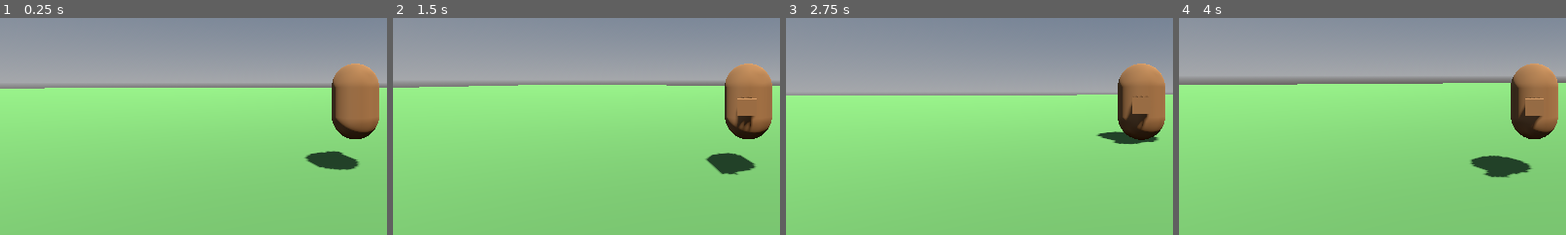
Above: before the commit, frames 1-4 (left to right).
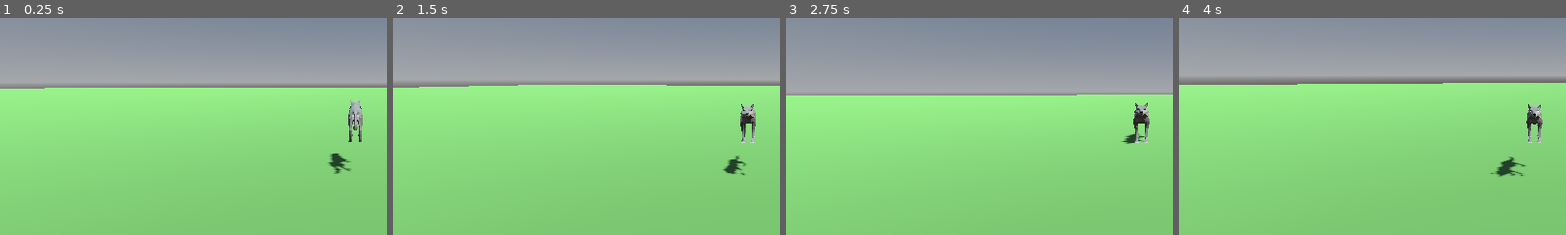
Above: after the commit, the same moments.

Repository: erikm6872/animal-survival-bonanza
Game: Godot game, scene res://scenes/world/test_world.tscn
The game is run twice, just before and just after one commit, with the same random seed, the same clock (stepped at 60 frames per second) and the same inputs.
Inputs (mouse positions are % of the whole screen's width and height, from its top left):
- Up to frame 1 (0.25 s): no input
- Up to frame 2 (1.5 s): move the mouse to (55, 50) at 0.52 s; hold ^ (sprint) 0.53-1.28 s; hold W (move_forward) from 0.53 s (still down); tap Space (jump) at 0.77 s; move the mouse to (45, 50) at 1.27 s; tap ^ (sprint) at 1.35 s
- Up to frame 3 (2.75 s): keep holding W (move_forward); tap Space (jump) at 1.52 s; tap Enter at 2 s; move the mouse to (52, 48) at 2.02 s; hold ^ (sprint) from 2.03 s (still down)
- Up to frame 4 (4 s): keep holding W (move_forward); tap Space (jump) at 2.75, 3.02, 3.77 s; move the mouse to (49, 52) at 2.77 s; release ^ (sprint) at 2.78 s; tap ^ (sprint) at 2.85 s; move the mouse to (57, 51) at 3.52 s; hold ^ (sprint) from 3.53 s (still down)
The pictures show only the part of the screen within x 4-54%, y 35-85%; the shares and areas given below are measured in that part.

The runs differ from the first frame. In frame 1, 4.5% of the frame differs, in the area x 78-98%, y 20-72%; in frame 2, 4.4%; in frame 3, 4.1%; in frame 4, 4.6%, in the area x 75-98%, y 20-74%.

Commit message:
Swap Wolf model into the player scene
Replace the capsule/box placeholder with the animated Wolf.gltf, scaled
to match the existing collision capsule and rotated 180° so its forward
direction matches the movement-facing convention in
player_controller.gd. Verified visually in-editor: correct scale,
ground contact, and orientation.

Co-Authored-By: Claude Sonnet 5 <noreply@anthropic.com>

Diff:
--- a/scenes/player/player.tscn
+++ b/scenes/player/player.tscn
@@ -1,20 +1,11 @@
-[gd_scene load_steps=6 format=3 uid="uid://b2m8w0h0kxqf1"]
+[gd_scene load_steps=4 format=3 uid="uid://b2m8w0h0kxqf1"]
 
 [ext_resource type="Script" path="res://scripts/player/player_controller.gd" id="1_ctrl"]
+[ext_resource type="PackedScene" path="res://assets/models/Wolf.gltf" id="2_wolf"]
 
 [sub_resource type="CapsuleShape3D" id="CapsuleShape3D_1"]
 radius = 0.5
 height = 1.6
-
-[sub_resource type="CapsuleMesh" id="CapsuleMesh_1"]
-radius = 0.5
-height = 1.6
-
-[sub_resource type="StandardMaterial3D" id="StandardMaterial3D_1"]
-albedo_color = Color(0.55, 0.38, 0.22, 1)
-
-[sub_resource type="BoxMesh" id="BoxMesh_1"]
-size = Vector3(0.35, 0.3, 0.5)
 
 [node name="Player" type="CharacterBody3D"]
 script = ExtResource("1_ctrl")
@@ -25,15 +16,8 @@
 
 [node name="Model" type="Node3D" parent="."]
 
-[node name="Body" type="MeshInstance3D" parent="Model"]
-transform = Transform3D(1, 0, 0, 0, 1, 0, 0, 0, 1, 0, 0.8, 0)
-mesh = SubResource("CapsuleMesh_1")
-surface_material_override/0 = SubResource("StandardMaterial3D_1")
-
-[node name="Snout" type="MeshInstance3D" parent="Model"]
-transform = Transform3D(1, 0, 0, 0, 1, 0, 0, 0, 1, 0, 0.75, -0.55)
-mesh = SubResource("BoxMesh_1")
-surface_material_override/0 = SubResource("StandardMaterial3D_1")
+[node name="Wolf" parent="Model" instance=ExtResource("2_wolf")]
+transform = Transform3D(-0.3, 0, 0, 0, 0.3, 0, 0, 0, -0.3, 0, 0, 0)
 
 [node name="CameraPivot" type="Node3D" parent="."]
 transform = Transform3D(1, 0, 0, 0, 1, 0, 0, 0, 1, 0, 1.2, 0)
Not shown, added: assets/models/Wolf.gltf.import
Not shown, added: assets/models/nature-kit/bed.glb.import
Not shown, added: assets/models/nature-kit/bed_floor.glb.import
Not shown, added: assets/models/nature-kit/bridge_center_stone.glb.import
Not shown, added: assets/models/nature-kit/bridge_center_stoneRound.glb.import
Not shown, added: assets/models/nature-kit/bridge_center_wood.glb.import
Not shown, added: assets/models/nature-kit/bridge_center_woodRound.glb.import
Not shown, added: assets/models/nature-kit/bridge_side_stone.glb.import
Not shown, added: assets/models/nature-kit/bridge_side_stoneRound.glb.import
Not shown, added: assets/models/nature-kit/bridge_side_wood.glb.import
Not shown, added: assets/models/nature-kit/bridge_side_woodRound.glb.import
Not shown, added: assets/models/nature-kit/bridge_stone.glb.import
(and 319 more such lines)
